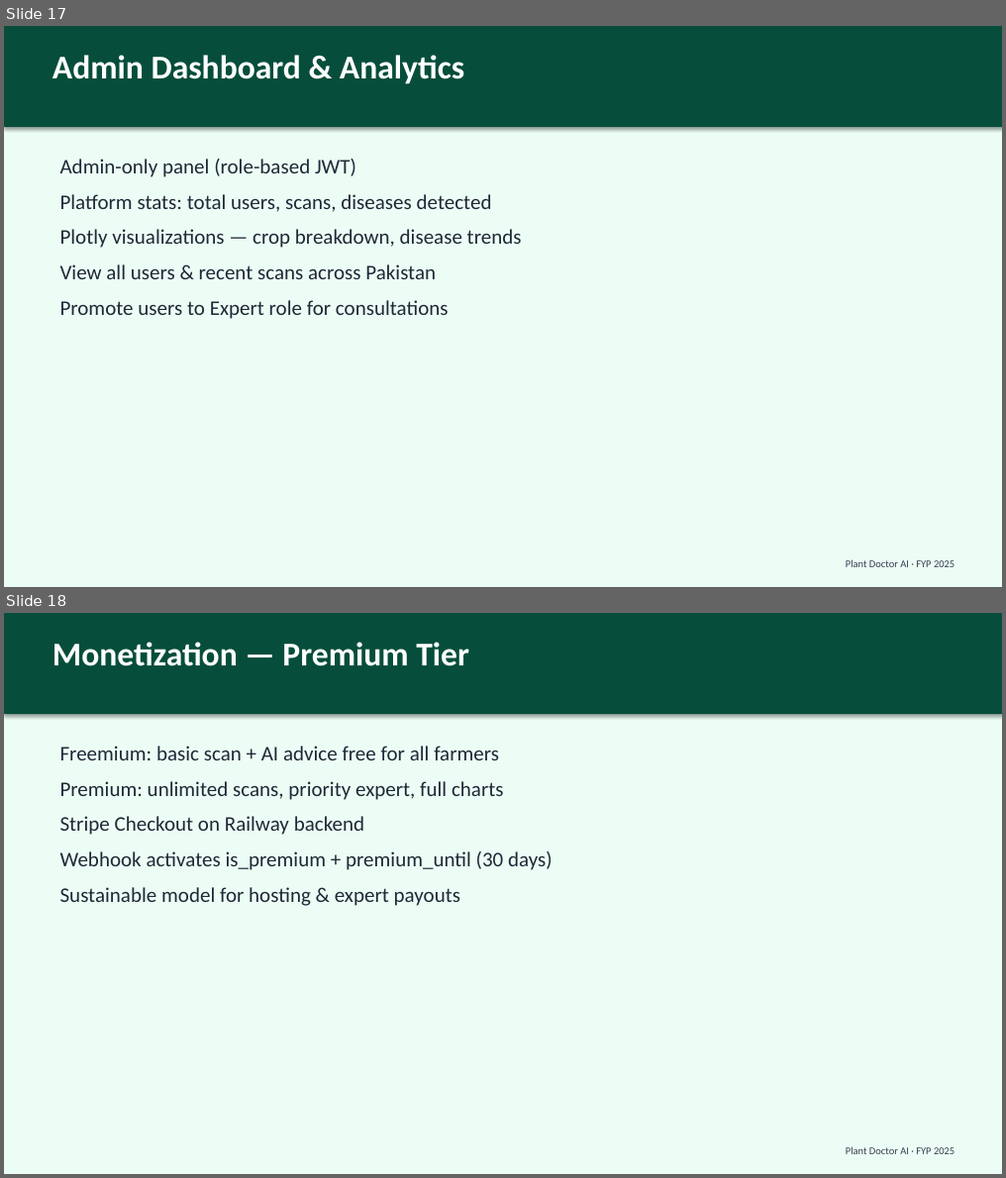
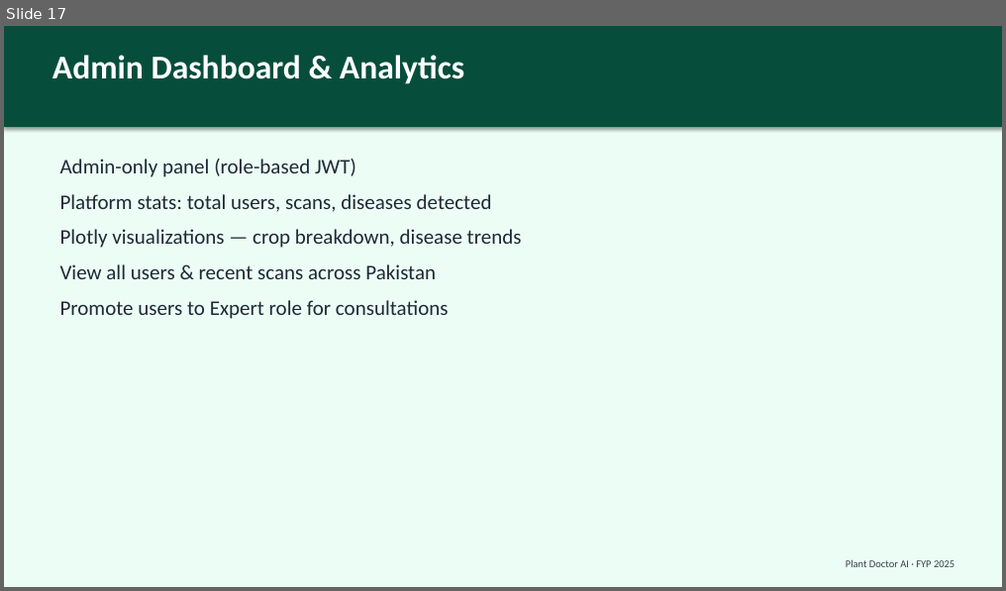
Before and after one commit to SaqlainKhan-DataEngineer/Plant-Doctor-App, a slide deck: Plant_Doctor_AI_Presentation.pptx. Shown one above the other, each under a label of ours: slides 17 and 18 before the commit, slide 17 after it. The pictures are 1006x1178 and 1006x591 pixels, drawn with LibreOffice and Linux fonts; fonts in the diff are those of the drawing. Boxes give left, top, right and bottom in pixels: in the first picture for what was removed or moved away, otherwise in the second. Text is boxed around its words. In the diff, an @@ line names an element or a change of style, - is before the commit and + after.

```diff
--- a/Plant_Doctor_AI_Presentation.pptx
+++ b/Plant_Doctor_AI_Presentation.pptx
@@ slide 18 removed at [4, 613, 1002, 1174], background #FFFFFF @@
@@ rectangle removed at [4, 613, 1002, 714] @@
@@ text removed at [53, 642, 469, 666] @@
-Monetization — Premium Tier
@@ rectangle removed at [4, 714, 1002, 1174] @@
@@ text removed at [60, 746, 552, 906] @@
-Freemium: basic scan + AI advice free for all farmers
-Premium: unlimited scans, priority expert, full charts
-Stripe Checkout on Railway backend
-Webhook activates is_premium + premium_until (30 days)
-Sustainable model for hosting & expert payouts
@@ text removed at [846, 1147, 954, 1155] @@
-Plant Doctor AI · FYP 2025
```
Also in this commit, not shown: 7 slides changed, 8 other files.
